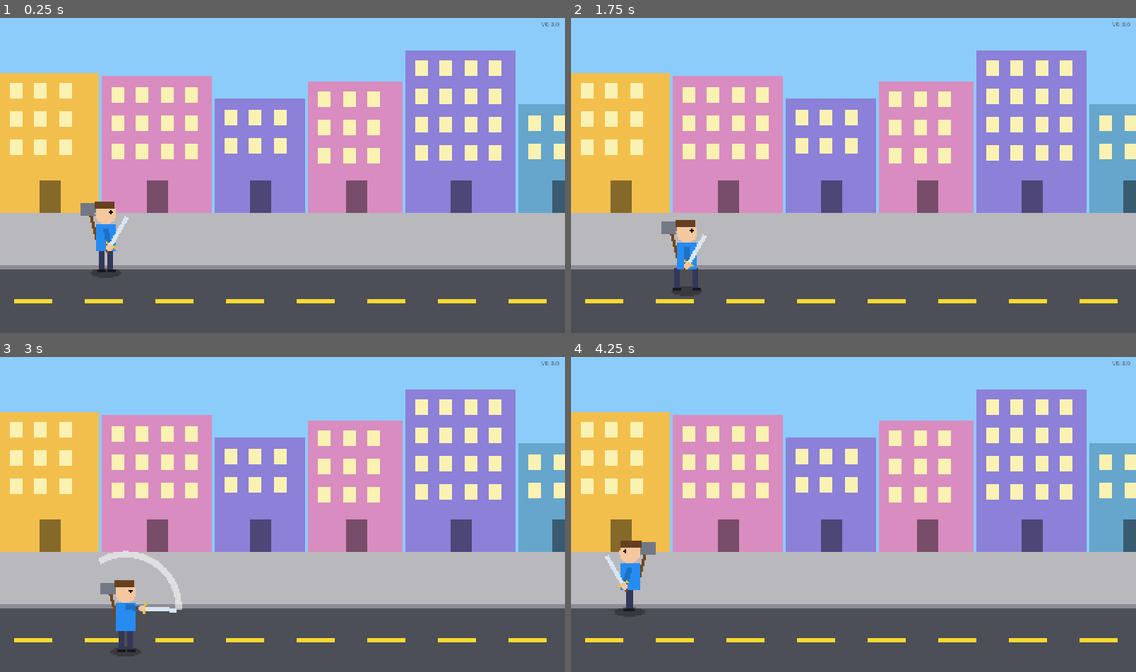
Above: before the commit, frames 1-4 (two rows, left to right).
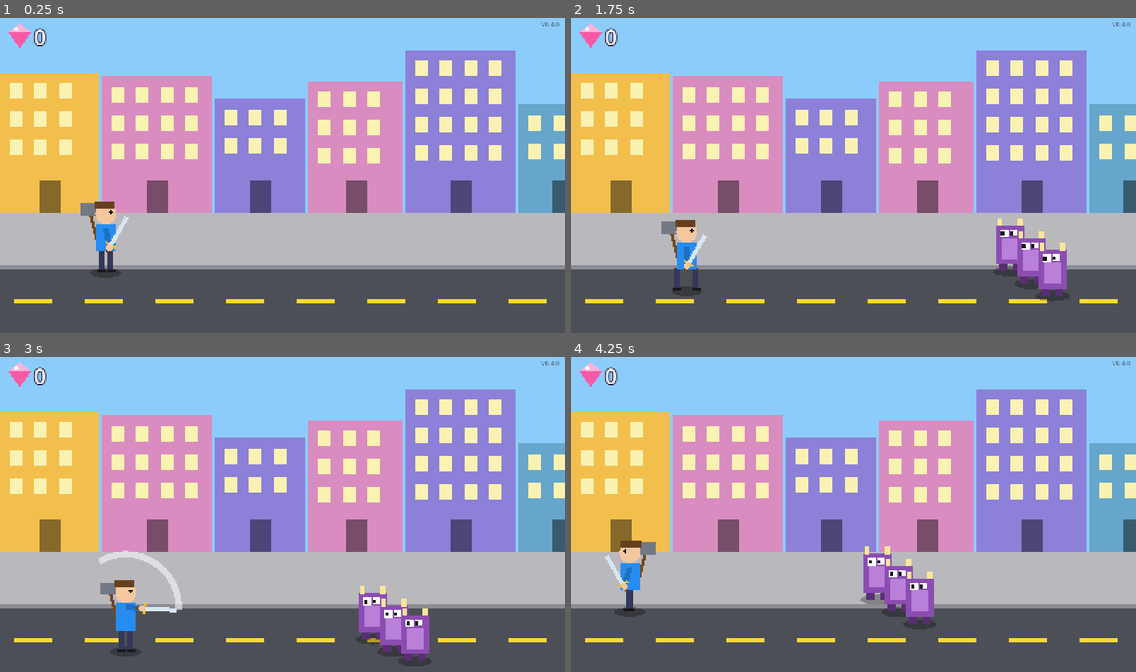
Above: after the commit, the same moments.

Repository: 84gareth/project-charlie
Game: Godot game, scene res://scenes/main.tscn
The game is run twice, just before and just after one commit, with the same random seed, the same clock (stepped at 60 frames per second) and the same inputs.
Inputs (mouse positions are in pixels of both pictures, inside the frame that each line leads up to):
- Up to frame 1 (0.25 s): no input
- Up to frame 2 (1.75 s): tap Enter at 0.5 s; move the mouse to (977, 159) at 0.52 s; hold Right (move_right) 0.53-1.28 s; hold X (hammer) 0.53-1.28 s; click (977, 159) at 0.67 s; tap Space at 0.77, 1.52 s; tap Z (sword) at 0.8, 1.35 s; move the mouse to (740, 191) at 1.27 s; hold Down (move_down) from 1.28 s (still down); tap X (hammer) at 1.55 s
- Up to frame 3 (3 s): move the mouse to (339, 442) at 2.02 s; release Down (move_down) at 2.03 s; hold Right (move_right) 2.03-2.78 s; hold X (hammer) 2.03-2.78 s; tap Z (sword) at 2.3, 2.85 s; move the mouse to (254, 577) at 2.77 s; hold Up (move_up) from 2.78 s (still down); click (254, 577) at 2.92 s
- Up to frame 4 (4.25 s): tap Space at 3.02, 3.77 s; tap X (hammer) at 3.05 s; move the mouse to (1023, 561) at 3.52 s; release Up (move_up) at 3.53 s; hold Left (move_left) from 3.53 s (still down); hold Z (sword) from 3.53 s (still down); tap J at 3.6 s

The runs differ from the first frame. In frame 1, 0.3% of the frame differs, in the area x 1-98%, y 1-10%; in frame 2, 2.4%; in frame 3, 2.4%, in the area x 1-98%, y 1-99%; in frame 4, 2.4%.

Commit message:
feat: baddies that sink into the ground and leave gems (v0.4.0)
Phase 2, step 3. Charlie's design: beaten baddies "sink into the
ground", and every baddie drops a gem you collect and count.

- Waves of three placeholder monsters arrive from just off-screen (both
  sides mid-street, one side at the street's ends), each on its own lane.
  They walk up beside the hero (slower than the hero) and wait; hitting
  back comes in step 4. Next wave 1.5 s after one is beaten.
- Two hits from either weapon: hit wobble and knockback, then a 0.8 s
  sink into a hole (rectangles clipped at the street line). Each swing
  or spin hits a baddie once (hero.attack_id).
- A bobbing pink gem pops out where each one sank; walk onto it to pick
  it up. Big gem counter top-left, readable without reading.
- Pure logic in baddie_brain.gd, waves.gd, gems.gd; main.gd runs the
  fight and exposes spawn_baddie and waves_enabled for tests.
- Tests: chase spot, speed, HP, wave placement, pickup range (unit);
  real swings hit once, miss behind, hammer both sides, sink, gem,
  count, next wave (live). Mutation-checked three ways.
- tools/fight_capture: movie-maker helper for a short fight.

Co-Authored-By: Claude Opus 5.5 <noreply@anthropic.com>

Diff:
--- a/project.godot
+++ b/project.godot
@@ -11,7 +11,7 @@
 [application]
 
 config/name="Project Charlie"
-config/version="0.3.0"
+config/version="0.4.0"
 run/main_scene="res://scenes/main.tscn"
 config/features=PackedStringArray("4.7", "GL Compatibility")
 config/icon="res://icon.svg"
--- /dev/null
+++ b/scenes/baddie.tscn
@@ -0,0 +1,10 @@
+[gd_scene load_steps=3 format=3]
+
+[ext_resource type="Script" path="res://scripts/baddie.gd" id="1_baddie"]
+[ext_resource type="Script" path="res://scripts/baddie_art.gd" id="2_art"]
+
+[node name="Baddie" type="Node2D"]
+script = ExtResource("1_baddie")
+
+[node name="Art" type="Node2D" parent="."]
+script = ExtResource("2_art")
--- /dev/null
+++ b/scenes/gem.tscn
@@ -0,0 +1,6 @@
+[gd_scene load_steps=2 format=3]
+
+[ext_resource type="Script" path="res://scripts/gem_art.gd" id="1_gem"]
+
+[node name="Gem" type="Node2D"]
+script = ExtResource("1_gem")
--- a/scenes/main.tscn
+++ b/scenes/main.tscn
@@ -1,8 +1,9 @@
-[gd_scene load_steps=4 format=3]
+[gd_scene load_steps=5 format=3]
 
 [ext_resource type="Script" path="res://scripts/main.gd" id="1_main"]
 [ext_resource type="Script" path="res://scripts/street_art.gd" id="2_street"]
 [ext_resource type="PackedScene" path="res://scenes/hero.tscn" id="3_hero"]
+[ext_resource type="Script" path="res://scripts/gem_art.gd" id="4_gem"]
 
 [node name="Main" type="Node2D"]
 script = ExtResource("1_main")
@@ -42,3 +43,22 @@
 theme_override_font_sizes/font_size = 18
 text = "v0.0.0"
 horizontal_alignment = 2
+
+[node name="GemIcon" type="Node2D" parent="HUD"]
+position = Vector2(56, 58)
+script = ExtResource("4_gem")
+bob = false
+size = 1.4
+
+[node name="GemLabel" type="Label" parent="HUD"]
+unique_name_in_owner = true
+offset_left = 96.0
+offset_top = 20.0
+offset_right = 296.0
+offset_bottom = 96.0
+theme_override_colors/font_color = Color(1, 1, 1, 1)
+theme_override_colors/font_outline_color = Color(0.15, 0.1, 0.25, 1)
+theme_override_constants/outline_size = 12
+theme_override_font_sizes/font_size = 60
+text = "0"
+vertical_alignment = 1
--- /dev/null
+++ b/scripts/baddie.gd
@@ -0,0 +1,60 @@
+extends Node2D
+## A baddie. Its position is where its feet touch the street. Walks up
+## beside the hero; when hit it wobbles and gets pushed back; out of HP it
+## sinks into the ground, then says so with `sunk` and goes away.
+
+signal sunk(baddie: Node2D)
+
+const Brain = preload("res://scripts/baddie_brain.gd")
+const Layout = preload("res://scripts/street_layout.gd")
+
+enum State { WALK, HURT, SINK }
+
+@onready var art: Node2D = $Art
+
+var state: State = State.WALK
+var hp: int = Brain.HP
+## Set by whoever spawns it.
+var hero: Node2D
+var lane: float = 0.0
+var walk_area: Rect2 = Layout.WALK_AREA
+
+var _timer: float = 0.0
+## One swing or spin hits a baddie once, however long it lasts.
+var _last_hit_attack: int = -1
+
+func alive() -> bool:
+	return state != State.SINK
+
+## Hit by attack number `attack_id`, from someone standing at `from_x`.
+## True if it counted.
+func take_hit(damage: int, attack_id: int, from_x: float) -> bool:
+	if not alive() or attack_id == _last_hit_attack:
+		return false
+	_last_hit_attack = attack_id
+	hp -= damage
+	position.x = clampf(position.x + signf(position.x - from_x) * Brain.KNOCKBACK,
+			walk_area.position.x, walk_area.end.x)
+	state = State.SINK if hp <= 0 else State.HURT
+	_timer = 0.0
+	return true
+
+func _process(delta: float) -> void:
+	_timer += delta
+	match state:
+		State.WALK:
+			if is_instance_valid(hero):
+				var target: Vector2 = Brain.chase_target(hero.position, position, lane, walk_area)
+				position = Brain.step(position, target, delta)
+		State.HURT:
+			if _timer >= Brain.HURT_TIME:
+				state = State.WALK
+		State.SINK:
+			if _timer >= Brain.SINK_TIME:
+				sunk.emit(self)
+				queue_free()
+				return
+	if is_instance_valid(hero) and alive():
+		art.facing = 1 if hero.position.x >= position.x else -1
+	art.hurt = state == State.HURT
+	art.sink = clampf(_timer / Brain.SINK_TIME, 0.0, 1.0) if state == State.SINK else 0.0
--- /dev/null
+++ b/scripts/baddie_art.gd
@@ -0,0 +1,57 @@
+extends Node2D
+## Placeholder baddie: a blocky purple monster with horns, feet at (0, 0),
+## facing right. Made only of rectangles so sinking can cut off whatever
+## has gone below the street. Real art (and more kinds) comes later.
+
+const BODY: Color = Color(0.55, 0.3, 0.7)
+const BELLY: Color = Color(0.72, 0.5, 0.85)
+const HORN: Color = Color(0.98, 0.9, 0.6)
+const EYE: Color = Color(1, 1, 1)
+const PUPIL: Color = Color(0.1, 0.1, 0.1)
+const FEET: Color = Color(0.35, 0.18, 0.45)
+
+## The monster as rectangles, standing on y = 0.
+const PARTS: Array = [
+	[Rect2(-30, -24, 22, 24), FEET],
+	[Rect2(8, -24, 22, 24), FEET],
+	[Rect2(-40, -130, 80, 110), BODY],
+	[Rect2(-24, -95, 48, 60), BELLY],
+	[Rect2(-36, -150, 14, 22), HORN],
+	[Rect2(22, -150, 14, 22), HORN],
+	[Rect2(4, -118, 22, 22), EYE],
+	[Rect2(16, -112, 9, 11), PUPIL],
+	[Rect2(-20, -118, 18, 18), EYE],
+	[Rect2(-8, -112, 8, 10), PUPIL],
+]
+const HEIGHT: float = 150.0
+
+## 1 is right, -1 is left.
+var facing: int = 1:
+	set(value):
+		facing = value
+		scale.x = value
+## True while wobbling from a hit.
+var hurt: bool = false
+## 0 standing, 1 all the way into the ground.
+var sink: float = 0.0
+
+func _process(_delta: float) -> void:
+	queue_redraw()
+
+func _draw() -> void:
+	var down: float = sink * HEIGHT
+	# Shadow, turning into a hole as it sinks.
+	var hole: Color = Color(0, 0, 0, 0.28).lerp(Color(0.1, 0.08, 0.12, 0.9), sink)
+	draw_set_transform(Vector2.ZERO, 0.0, Vector2(1.0, 0.3))
+	draw_circle(Vector2.ZERO, 48.0 + sink * 10.0, hole)
+	draw_set_transform(Vector2.ZERO, 0.0, Vector2.ONE)
+
+	var wobble: float = sin(Time.get_ticks_msec() * 0.06) * 6.0 if hurt else 0.0
+	var street: Rect2 = Rect2(-500, -500, 1000, 500)  # everything above y = 0
+	for part: Array in PARTS:
+		var r: Rect2 = (part[0] as Rect2)
+		r.position += Vector2(wobble, down)
+		r = r.intersection(street)
+		if r.has_area():
+			var c: Color = part[1]
+			draw_rect(r, c.lerp(Color.WHITE, 0.6) if hurt else c)
--- /dev/null
+++ b/scripts/baddie_brain.gd
@@ -0,0 +1,30 @@
+extends RefCounted
+## How a baddie behaves, as pure numbers and maths: walk up beside the
+## hero and wait there; two hits and it sinks into the ground.
+## (Hitting back comes in Phase 2, step 4.)
+
+## Pixels per second; slower than the hero so Charlie can get away.
+const SPEED: Vector2 = Vector2(150.0, 110.0)
+## How far in front of the hero a baddie stops: inside sword reach.
+const STOP_X: float = 110.0
+const HP: int = 2
+const DAMAGE: Dictionary = {"sword": 1, "hammer": 1}
+## Seconds of wobble after being hit.
+const HURT_TIME: float = 0.25
+## Seconds to sink into the ground.
+const SINK_TIME: float = 0.8
+## How far a hit pushes a baddie away.
+const KNOCKBACK: float = 40.0
+
+## Where a baddie wants to stand: beside the hero on the side it's already
+## on, shifted by its `lane` so a crowd doesn't stack in one spot.
+static func chase_target(hero: Vector2, me: Vector2, lane: float, area: Rect2) -> Vector2:
+	var side: float = 1.0 if me.x >= hero.x else -1.0
+	var t: Vector2 = Vector2(hero.x + side * STOP_X, hero.y + lane)
+	return Vector2(clampf(t.x, area.position.x, area.end.x), clampf(t.y, area.position.y, area.end.y))
+
+## One frame of walking toward `target`, never overshooting it.
+static func step(me: Vector2, target: Vector2, delta: float) -> Vector2:
+	return Vector2(
+		move_toward(me.x, target.x, SPEED.x * delta),
+		move_toward(me.y, target.y, SPEED.y * delta))
--- /dev/null
+++ b/scripts/gem_art.gd
@@ -0,0 +1,30 @@
+extends Node2D
+## A shiny gem: a pink diamond with a sparkle. Bobs gently when lying on
+## the street; sits still when used as the gem counter's picture.
+
+const FACE: Color = Color(0.98, 0.35, 0.65)
+const LIGHT: Color = Color(1.0, 0.7, 0.85)
+const SHINE: Color = Color(1, 1, 1, 0.9)
+
+@export var bob: bool = true
+@export var size: float = 1.0
+
+func _process(_delta: float) -> void:
+	if bob:
+		queue_redraw()
+
+func _draw() -> void:
+	var lift: float = 0.0
+	if bob:
+		lift = 30.0 + sin(Time.get_ticks_msec() * 0.005) * 8.0
+		draw_set_transform(Vector2.ZERO, 0.0, Vector2(1.0, 0.3))
+		draw_circle(Vector2.ZERO, 22.0, Color(0, 0, 0, 0.25))
+	draw_set_transform(Vector2(0, -lift), 0.0, Vector2.ONE * size)
+	var top := Vector2(0, -26)
+	var left := Vector2(-22, -6)
+	var right := Vector2(22, -6)
+	var bottom := Vector2(0, 26)
+	draw_colored_polygon(PackedVector2Array([top, right, bottom, left]), FACE)
+	draw_colored_polygon(PackedVector2Array([top, right, Vector2(0, -6), left]), LIGHT)
+	draw_circle(Vector2(-7, -14), 4.0, SHINE)
+	draw_set_transform(Vector2.ZERO, 0.0, Vector2.ONE)
--- /dev/null
+++ b/scripts/gems.gd
@@ -0,0 +1,8 @@
+extends RefCounted
+## Picking up gems: walk onto one and it's yours.
+
+## How close the hero's feet must be, along and across the street.
+const PICKUP: Vector2 = Vector2(70.0, 45.0)
+
+static func touching(hero: Vector2, gem: Vector2) -> bool:
+	return absf(gem.x - hero.x) <= PICKUP.x and absf(gem.y - hero.y) <= PICKUP.y
--- a/scripts/hero.gd
+++ b/scripts/hero.gd
@@ -15,6 +15,8 @@
 var facing: int = 1
 var walk_area: Rect2 = Layout.WALK_AREA
 var attack := Attacks.State.new()
+## Counts up with every attack, so a baddie is hit once per swing or spin.
+var attack_id: int = 0
 
 func _unhandled_input(event: InputEvent) -> void:
 	if event.is_action_pressed("sword"):
@@ -24,6 +26,7 @@
 
 func _start_attack(kind: String) -> void:
 	if attack.start(kind):
+		attack_id += 1
 		attack_started.emit(kind)
 
 func _process(delta: float) -> void:
--- a/scripts/main.gd
+++ b/scripts/main.gd
@@ -1,12 +1,31 @@
 extends Node2D
-## The game: one city street with the hero on it (Phase 2, step 1).
+## The game: one city street, the hero, and waves of baddies that each
+## leave a gem behind (Phase 2, step 3). Beat a wave and another comes.
 
 const Controls = preload("res://scripts/controls.gd")
 const Layout = preload("res://scripts/street_layout.gd")
+const Attacks = preload("res://scripts/attacks.gd")
+const Brain = preload("res://scripts/baddie_brain.gd")
+const Waves = preload("res://scripts/waves.gd")
+const Gems = preload("res://scripts/gems.gd")
+const BADDIE_SCENE: PackedScene = preload("res://scenes/baddie.tscn")
+const GEM_SCENE: PackedScene = preload("res://scenes/gem.tscn")
 
+@onready var world: Node2D = $World
 @onready var hero: Node2D = %Hero
 @onready var camera: Camera2D = %Camera
 @onready var version_label: Label = %VersionLabel
+@onready var gem_label: Label = %GemLabel
+
+var gems: int = 0
+## Baddies still on the street, including ones sinking.
+var baddies: Array[Node2D] = []
+## Gems lying on the street, waiting to be picked up.
+var loose_gems: Array[Node2D] = []
+## Set false by tests that want to place baddies themselves.
+var waves_enabled: bool = true
+
+var _wave_wait: float = 0.0
 
 func _ready() -> void:
 	Controls.install()
@@ -15,3 +34,54 @@
 	camera.limit_bottom = Layout.SCREEN_HEIGHT
 	camera.reset_smoothing()
 	version_label.text = "v" + str(ProjectSettings.get_setting("application/config/version"))
+	_show_gems()
+
+func _process(delta: float) -> void:
+	_hit_baddies()
+	_pick_up_gems()
+	if waves_enabled and baddies.is_empty():
+		_wave_wait += delta
+		if _wave_wait >= Waves.PAUSE:
+			start_wave()
+
+func start_wave() -> void:
+	_wave_wait = 0.0
+	var points: Array[Vector2] = Waves.spawn_points(hero.position.x, Layout.WALK_AREA)
+	for i: int in points.size():
+		spawn_baddie(points[i], Waves.lane(i))
+
+func spawn_baddie(at: Vector2, lane: float = 0.0) -> Node2D:
+	var b: Node2D = BADDIE_SCENE.instantiate()
+	b.hero = hero
+	b.lane = lane
+	b.position = at
+	b.sunk.connect(_on_baddie_sunk)
+	world.add_child(b)
+	baddies.append(b)
+	return b
+
+func _hit_baddies() -> void:
+	if not hero.attack.can_hit():
+		return
+	var kind: String = hero.attack.kind
+	for b: Node2D in baddies:
+		if b.alive() and Attacks.hits(kind, hero.position, hero.facing, b.position):
+			b.take_hit(Brain.DAMAGE[kind], hero.attack_id, hero.position.x)
+
+func _on_baddie_sunk(b: Node2D) -> void:
+	baddies.erase(b)
+	var gem: Node2D = GEM_SCENE.instantiate()
+	gem.position = b.position
+	world.add_child(gem)
+	loose_gems.append(gem)
+
+func _pick_up_gems() -> void:
+	for gem: Node2D in loose_gems.duplicate():
+		if Gems.touching(hero.position, gem.position):
+			loose_gems.erase(gem)
+			gem.queue_free()
+			gems += 1
+			_show_gems()
+
+func _show_gems() -> void:
+	gem_label.text = str(gems)
--- /dev/null
+++ b/scripts/waves.gd
@@ -0,0 +1,28 @@
+extends RefCounted
+## Where each wave of baddies comes from: just off-screen, from both sides
+## when there's room, never off the ends of the street.
+
+const SIZE: int = 3
+## Half a screen (800 px) plus a bit, so they walk in from out of view.
+const OFFSCREEN: float = 950.0
+## Up-and-down offsets, so a wave spreads across the street.
+const LANES: Array[float] = [-35.0, 0.0, 35.0]
+## Seconds between beating a wave and the next one arriving.
+const PAUSE: float = 1.5
+
+static func spawn_points(hero_x: float, area: Rect2, count: int = SIZE) -> Array[Vector2]:
+	var out: Array[Vector2] = []
+	var mid_y: float = area.get_center().y
+	for i: int in count:
+		var side: float = 1.0 if i % 2 == 0 else -1.0
+		var dist: float = OFFSCREEN + i * 60.0
+		var x: float = hero_x + side * dist
+		if x < area.position.x or x > area.end.x:
+			x = hero_x - side * dist
+		x = clampf(x, area.position.x, area.end.x)
+		out.append(Vector2(x, mid_y + LANES[i % LANES.size()]))
+	return out
+
+## The lane a baddie keeps while chasing.
+static func lane(i: int) -> float:
+	return LANES[i % LANES.size()]
--- /dev/null
+++ b/tests/live/test_fight_live.gd
@@ -0,0 +1,87 @@
+extends "res://tests/framework/live_case.gd"
+## The real fight: baddies arrive, walk up, take two hits, sink into the
+## ground, leave a gem; walking onto the gem counts it; the next wave comes.
+
+const Attacks = preload("res://scripts/attacks.gd")
+const Brain = preload("res://scripts/baddie_brain.gd")
+const Waves = preload("res://scripts/waves.gd")
+
+var _main: Node
+var _hero: Node2D
+
+func before_each() -> void:
+	_main = load("res://scenes/main.tscn").instantiate()
+	add_child(_main)
+	await frames(1)
+	_hero = _main.get_node("%Hero")
+
+func after_each() -> void:
+	for action: String in ["move_left", "move_right", "move_up", "move_down"]:
+		Input.action_release(action)
+	if is_instance_valid(_main):
+		_main.queue_free()
+	await frames(1)
+
+func _press(action: String) -> void:
+	var e := InputEventAction.new()
+	e.action = action
+	e.pressed = true
+	Input.parse_input_event(e)
+	e = InputEventAction.new()
+	e.action = action
+	Input.parse_input_event(e)
+	Input.flush_buffered_events()
+
+## Swing and wait for the swing to finish.
+func _swing(action: String) -> void:
+	_press(action)
+	await until(func() -> bool: return _hero.attack.busy(), "attack starts")
+	await until(func() -> bool: return not _hero.attack.busy(), "attack ends")
+
+func test_first_wave_arrives_and_walks_up_to_the_hero() -> void:
+	await until(func() -> bool: return _main.baddies.size() == Waves.SIZE, "a wave arrives")
+	var b: Node2D = _main.baddies[0]
+	var gap: float = absf(b.position.x - _hero.position.x)
+	await until(func() -> bool: return absf(b.position.x - _hero.position.x) < gap - 30.0, "baddie walks closer")
+
+func test_one_sword_swing_hits_once() -> void:
+	_main.waves_enabled = false
+	var b: Node2D = _main.spawn_baddie(_hero.position + Vector2(100, 0))
+	await _swing("sword")
+	assert_eq(b.hp, Brain.HP - 1, "hit exactly once")
+
+func test_sword_misses_a_baddie_behind() -> void:
+	_main.waves_enabled = false
+	var b: Node2D = _main.spawn_baddie(_hero.position + Vector2(-100, 0))
+	await _swing("sword")
+	assert_eq(b.hp, Brain.HP, "not hit")
+
+func test_hammer_spin_hits_both_sides() -> void:
+	_main.waves_enabled = false
+	var front: Node2D = _main.spawn_baddie(_hero.position + Vector2(120, 0))
+	var back: Node2D = _main.spawn_baddie(_hero.position + Vector2(-120, 0))
+	await _swing("hammer")
+	assert_eq(front.hp, Brain.HP - 1, "front hit")
+	assert_eq(back.hp, Brain.HP - 1, "back hit")
+
+func test_two_hits_sink_it_and_leave_a_gem_to_pick_up() -> void:
+	_main.waves_enabled = false
+	var b: Node2D = _main.spawn_baddie(_hero.position + Vector2(100, 0))
+	await _swing("sword")
+	await _swing("sword")
+	assert_false(b.alive(), "sinking")
+	await until(func() -> bool: return _main.loose_gems.size() == 1, "a gem pops out")
+	assert_eq(_main.baddies.size(), 0, "baddie gone")
+	assert_eq(_main.gems, 0, "not picked up yet")
+	var gem: Node2D = _main.loose_gems[0]
+	_hero.position = gem.position
+	await until(func() -> bool: return _main.gems == 1, "gem counted")
+	assert_eq(_main.get_node("%GemLabel").text, "1", "counter shows it")
+	assert_eq(_main.loose_gems.size(), 0, "gem gone from the street")
+
+func test_beating_a_wave_brings_the_next() -> void:
+	await until(func() -> bool: return _main.baddies.size() == Waves.SIZE, "first wave")
+	var first: Array[Node2D] = _main.baddies.duplicate()
+	for b: Node2D in first:
+		b.take_hit(Brain.HP, 999, b.position.x)
+	await until(func() -> bool: return _main.baddies.size() == Waves.SIZE and not first.has(_main.baddies[0]), "second wave", 6.0)
--- a/tests/live/test_main_scene_live.gd
+++ b/tests/live/test_main_scene_live.gd
@@ -19,3 +19,4 @@
 	assert_eq(_main.get_node("%VersionLabel").text, "v" + version, "version label")
 	assert_eq(_main.get_node("%Hero").position, Layout.HERO_START, "hero at the start spot")
 	assert_eq(_main.get_node("%Camera").limit_right, Layout.WORLD_WIDTH, "camera stops at the street's end")
+	assert_eq(_main.get_node("%GemLabel").text, "0", "gem counter starts at zero")
--- /dev/null
+++ b/tests/unit/test_baddie_brain.gd
@@ -0,0 +1,46 @@
+extends "res://tests/framework/test_case.gd"
+## Baddies walk up beside the hero, are slower than the hero, and take two
+## hits.
+
+const Brain = preload("res://scripts/baddie_brain.gd")
+const Walk = preload("res://scripts/walk.gd")
+const Attacks = preload("res://scripts/attacks.gd")
+
+const AREA: Rect2 = Rect2(80.0, 600.0, 4640.0, 270.0)
+const HERO: Vector2 = Vector2(1000, 730)
+
+func test_stops_beside_the_hero_on_its_own_side() -> void:
+	var from_right: Vector2 = Brain.chase_target(HERO, Vector2(1500, 700), 0.0, AREA)
+	assert_eq(from_right, Vector2(HERO.x + Brain.STOP_X, HERO.y), "right side")
+	var from_left: Vector2 = Brain.chase_target(HERO, Vector2(400, 700), 0.0, AREA)
+	assert_eq(from_left, Vector2(HERO.x - Brain.STOP_X, HERO.y), "left side")
+
+func test_lane_spreads_them_up_and_down() -> void:
+	var t: Vector2 = Brain.chase_target(HERO, Vector2(1500, 700), 35.0, AREA)
+	assert_eq(t.y, HERO.y + 35.0)
+
+func test_stopping_spot_stays_on_the_street() -> void:
+	var t: Vector2 = Brain.chase_target(Vector2(4700, 865), Vector2(4710, 700), 35.0, AREA)
+	assert_true(AREA.has_point(t) or t.x == AREA.end.x or t.y == AREA.end.y, "inside the walk area")
+	assert_lt(t.y, AREA.end.y + 0.001, "not below the road")
+
+func test_stands_where_the_sword_and_hammer_reach() -> void:
+	var spot: Vector2 = Brain.chase_target(HERO, Vector2(1500, 700), 35.0, AREA)
+	assert_true(Attacks.hits(Attacks.SWORD, HERO, 1, spot), "sword reaches")
+	assert_true(Attacks.hits(Attacks.HAMMER, HERO, 1, spot), "hammer reaches")
+
+func test_walks_toward_target_without_overshooting() -> void:
+	var p: Vector2 = Brain.step(Vector2(1000, 700), Vector2(1010, 700), 1.0)
+	assert_eq(p, Vector2(1010, 700), "stops on the spot")
+	var q: Vector2 = Brain.step(Vector2(1000, 700), Vector2(2000, 700), 0.1)
+	assert_almost_eq(q.x, 1000.0 - 0.0 + Brain.SPEED.x * 0.1, 0.001, "moves at its speed")
+
+func test_slower_than_the_hero() -> void:
+	assert_lt(Brain.SPEED.x, Walk.SPEED.x, "along the street")
+	assert_lt(Brain.SPEED.y, Walk.SPEED.y, "across the street")
+
+func test_two_hits_from_either_weapon() -> void:
+	for kind: String in [Attacks.SWORD, Attacks.HAMMER]:
+		var dmg: int = Brain.DAMAGE[kind]
+		assert_gt(Brain.HP, dmg, "%s: one hit isn't enough" % kind)
+		assert_true(dmg * 2 >= Brain.HP, "%s: two hits are" % kind)
--- /dev/null
+++ b/tests/unit/test_gems.gd
@@ -0,0 +1,12 @@
+extends "res://tests/framework/test_case.gd"
+## Walk onto a gem to pick it up; walking near isn't enough.
+
+const Gems = preload("res://scripts/gems.gd")
+
+func test_standing_on_a_gem_picks_it_up() -> void:
+	assert_true(Gems.touching(Vector2(500, 700), Vector2(500, 700)))
+	assert_true(Gems.touching(Vector2(500, 700), Vector2(560, 730)), "close enough")
+
+func test_walking_past_nearby_does_not() -> void:
+	assert_false(Gems.touching(Vector2(500, 700), Vector2(600, 700)), "too far along")
+	assert_false(Gems.touching(Vector2(500, 700), Vector2(500, 760)), "too far across")
--- /dev/null
+++ b/tests/unit/test_waves.gd
@@ -0,0 +1,40 @@
+extends "res://tests/framework/test_case.gd"
+## Waves arrive from just off-screen, spread out, and never off the street.
+
+const Waves = preload("res://scripts/waves.gd")
+
+const AREA: Rect2 = Rect2(80.0, 600.0, 4640.0, 270.0)
+const HALF_SCREEN: float = 800.0
+
+func test_a_wave_is_three_baddies() -> void:
+	assert_eq(Waves.spawn_points(2400.0, AREA).size(), Waves.SIZE)
+	assert_eq(Waves.SIZE, 3)
+
+func test_mid_street_they_come_from_both_sides_out_of_view() -> void:
+	var pts: Array[Vector2] = Waves.spawn_points(2400.0, AREA)
+	var left: int = 0
+	var right: int = 0
+	for p: Vector2 in pts:
+		assert_gt(absf(p.x - 2400.0), HALF_SCREEN, "out of view: %s" % p)
+		if p.x < 2400.0:
+			left += 1
+		else:
+			right += 1
+	assert_gt(left, 0, "some from the left")
+	assert_gt(right, 0, "some from the right")
+
+func test_at_the_start_of_the_street_they_all_come_from_the_right() -> void:
+	for p: Vector2 in Waves.spawn_points(300.0, AREA):
+		assert_gt(p.x, 300.0 + HALF_SCREEN, "from the right and out of view: %s" % p)
+
+func test_at_the_end_of_the_street_they_all_come_from_the_left() -> void:
+	for p: Vector2 in Waves.spawn_points(4600.0, AREA):
+		assert_lt(p.x, 4600.0 - HALF_SCREEN, "from the left and out of view: %s" % p)
+
+func test_always_on_the_street_and_spread_up_and_down() -> void:
+	var ys: Dictionary = {}
+	for p: Vector2 in Waves.spawn_points(2400.0, AREA):
+		assert_true(p.x >= AREA.position.x and p.x <= AREA.end.x, "along: %s" % p)
+		assert_true(p.y >= AREA.position.y and p.y <= AREA.end.y, "across: %s" % p)
+		ys[p.y] = true
+	assert_eq(ys.size(), Waves.SIZE, "each on its own lane")
--- /dev/null
+++ b/tools/fight_capture.gd
@@ -0,0 +1,29 @@
+extends Node
+## Capture helper: three baddies walk up, two hammer spins sink them, gems
+## pop out and the hero walks over them. For a movie-maker run, windowed:
+##   Godot --path . --always-on-top --write-movie captures/fight.png \
+##     --fixed-fps 30 --quit-after 150 res://tools/fight_capture.tscn
+
+func _ready() -> void:
+	var main: Node = load("res://scenes/main.tscn").instantiate()
+	add_child(main)
+	main.waves_enabled = false
+	await get_tree().process_frame
+	var hero: Node2D = main.get_node("%Hero")
+	hero.position = Vector2(800, 735)
+	main.spawn_baddie(hero.position + Vector2(330, 0), 0.0)
+	main.spawn_baddie(hero.position + Vector2(-300, 0), 35.0)
+	main.spawn_baddie(hero.position + Vector2(420, 0), -35.0)
+	await get_tree().create_timer(1.8).timeout
+	_tap("hammer")
+	await get_tree().create_timer(0.9).timeout
+	_tap("hammer")
+	await get_tree().create_timer(1.3).timeout
+	Input.action_press("move_right")
+
+func _tap(action: String) -> void:
+	for down: bool in [true, false]:
+		var e := InputEventAction.new()
+		e.action = action
+		e.pressed = down
+		Input.parse_input_event(e)
--- /dev/null
+++ b/tools/fight_capture.tscn
@@ -0,0 +1,6 @@
+[gd_scene load_steps=2 format=3]
+
+[ext_resource type="Script" path="res://tools/fight_capture.gd" id="1_cap"]
+
+[node name="FightCapture" type="Node"]
+script = ExtResource("1_cap")
Not shown, added: scripts/baddie.gd.uid
Not shown, added: scripts/baddie_art.gd.uid
Not shown, added: scripts/baddie_brain.gd.uid
Not shown, added: scripts/gem_art.gd.uid
Not shown, added: scripts/gems.gd.uid
Not shown, added: scripts/waves.gd.uid
Not shown, added: tests/live/test_fight_live.gd.uid
Not shown, added: tests/unit/test_baddie_brain.gd.uid
Not shown, added: tests/unit/test_gems.gd.uid
Not shown, added: tests/unit/test_waves.gd.uid
Not shown, added: tools/fight_capture.gd.uid
Not shown, changed: CLAUDE.md
(and 2 more such lines)
